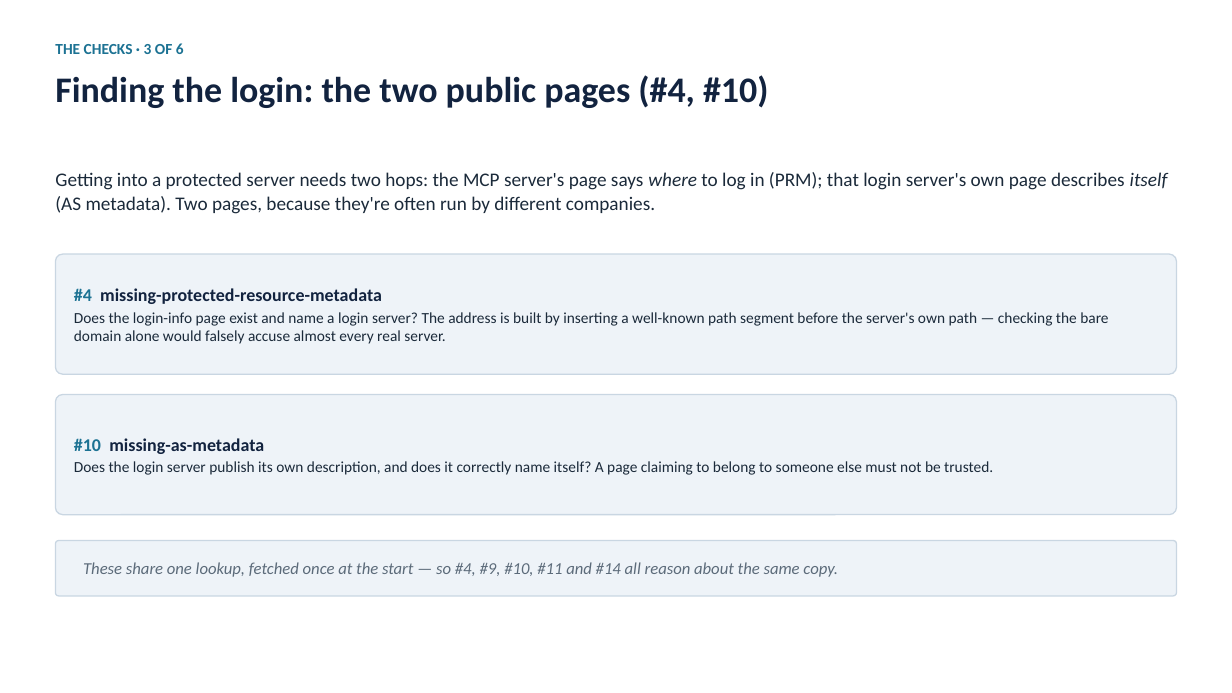
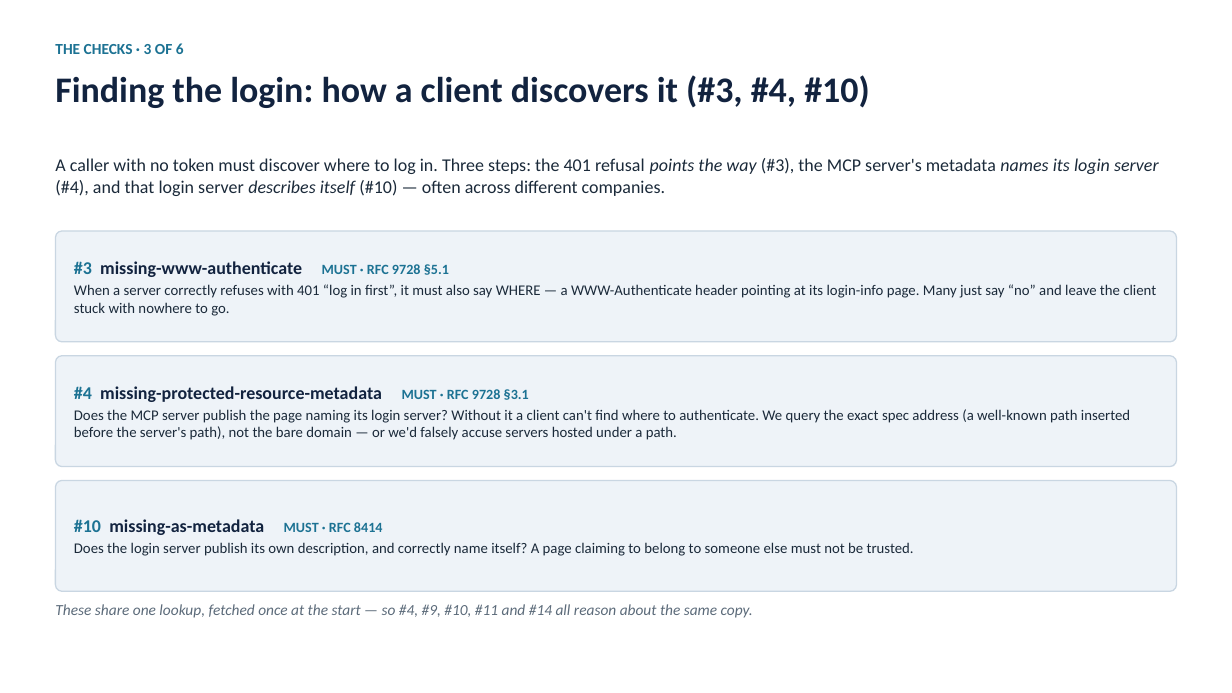
Before and after one commit to yamitkfir/YamAmit-MCP-auth, a slide deck: slide 13 of MCP-auth-slides.pptx. Drawn at 1232x693 pixels with LibreOffice and Linux fonts; fonts in the diff are those of the drawing. Boxes give left, top, right and bottom in pixels: in the first picture for what was removed or moved away, otherwise in the second. Text is boxed around its words. In the diff, an @@ line names an element or a change of style, - is before the commit and + after.

```diff
--- a/MCP-auth-slides.pptx
+++ b/MCP-auth-slides.pptx
@@ text at <box>55,75,869,108</box>: text changed @@
-Finding the login: the two public pages (#4, #10)
+Finding the login: how a client discovers it (#3, #4, #10)
@@ text at <box>55,158,1159,196</box>: text changed; size 15 to 14 pt @@
-Getting into a protected server needs two hops: the MCP server's page says where to log in (PRM); that login server's own page describes itself (AS metadata). Two pages, because they're often run by different companies.
+A caller with no token must discover where to log in. Three steps: the 401 refusal points the way (#3), the MCP server's metadata names its login server (#4), and that login server describes itself (#10) — often across different companies.
@@ rounded rectangle: place and size @@
-rounded rectangle at <box>55,254,1177,374</box>
+rounded rectangle at <box>55,231,1177,342</box>
@@ text at <box>74,261,1156,316</box>: text changed; size 12 to 11.5 pt @@
-#4 missing-protected-resource-metadata
-Does the login-info page exist and name a login server? The address is built by inserting a well-known path segment before the server's own path — checking the bare domain alone would falsely accuse almost every real server.
+#3 missing-www-authenticate MUST · RFC 9728 §5.1
+When a server correctly refuses with 401 “log in first”, it must also say WHERE — a WWW-Authenticate header pointing at its login-info page. Many just say “no” and leave the client stuck with nowhere to go.
@@ rounded rectangle: place and size @@
-rounded rectangle at <box>55,395,1177,515</box>
+rounded rectangle at <box>55,356,1177,467</box>
@@ text added at <box>74,386,1130,440</box>, 11.5 pt, text #1B2A3A @@
+#4 missing-protected-resource-metadata MUST · RFC 9728 §3.1
+Does the MCP server publish the page naming its login server? Without it a client can't find where to authenticate. We query the exact spec address (a well-known path inserted before the server's path), not the bare domain — or we'd falsely accuse servers hosted under a path.
@@ rounded rectangle: place and size @@
-rounded rectangle at <box>55,541,1177,596</box>
+rounded rectangle at <box>55,481,1177,592</box>
@@ text at <box>74,519,914,556</box>: text changed; size 12 to 11.5 pt @@
-#10 missing-as-metadata
-Does the login server publish its own description, and does it correctly name itself? A page claiming to belong to someone else must not be trusted.
+#10 missing-as-metadata MUST · RFC 8414
+Does the login server publish its own description, and correctly name itself? A page claiming to belong to someone else must not be trusted.
@@ text "These share one lookup, fetched ...": place and size @@
-text "These share one lookup, fetched ..." at <box>83,562,838,577</box>
+text "These share one lookup, fetched ..." at <box>55,604,753,618</box>
@@ text "These share one lookup, fetched ..." at <box>55,604,753,618</box>: size 13 to 12 pt; vertical alignment middle to top @@
```
Also in this commit, not shown: 23 other slides changed, 1 slide added, 1 slide removed.
